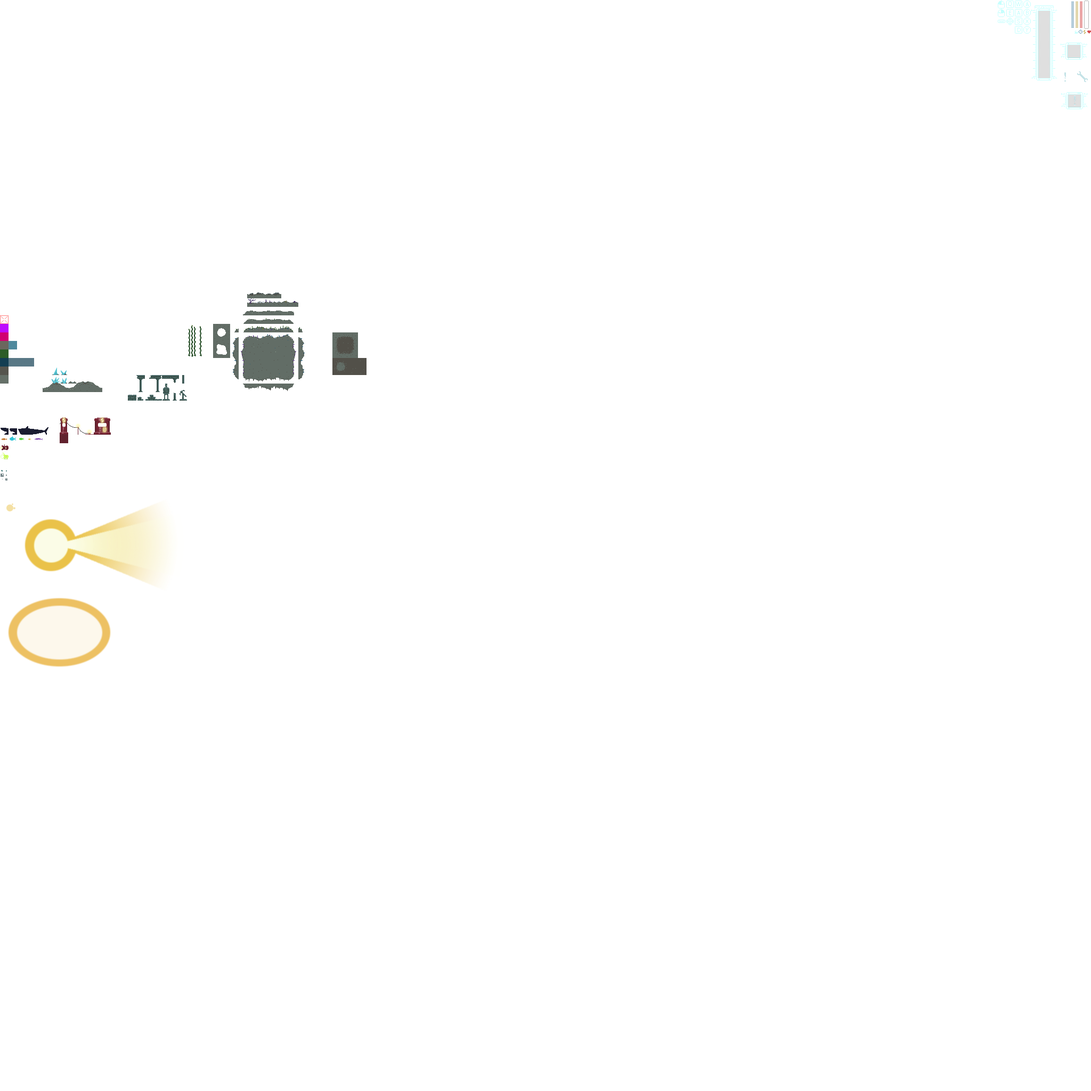
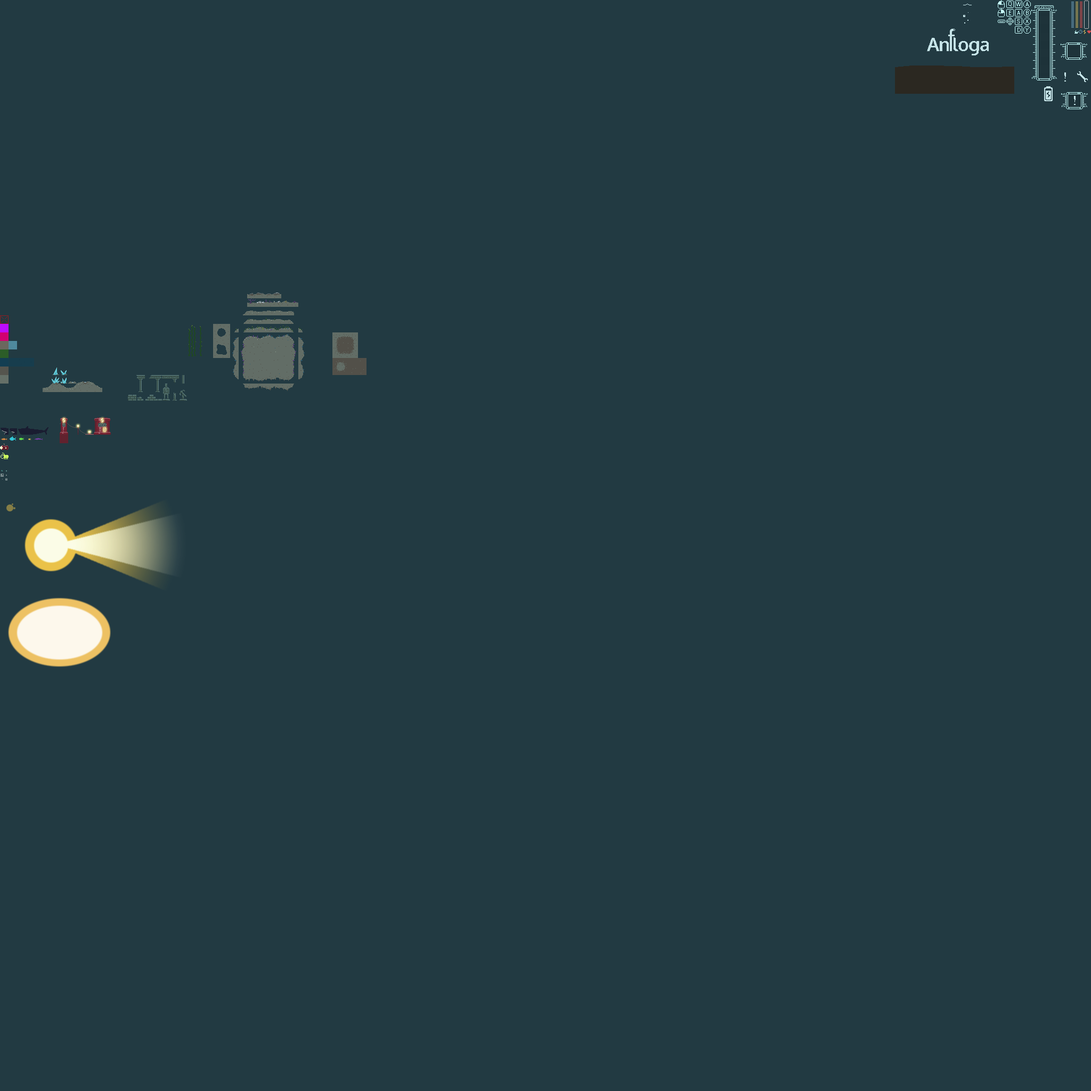
Layers edited between the first and the second 1091x1091 image:
added layer "Anfloga font" in group "UI" over [927, 3, 990, 56]
added layer "dirt copy" in group "UI" over [895, 65, 1015, 94]
painted on "Tiles" (2nd of 2, in "Tiles") over [1044, 86, 1054, 102]
showed "Layer 1" over [0, 0, 1091, 1091]
